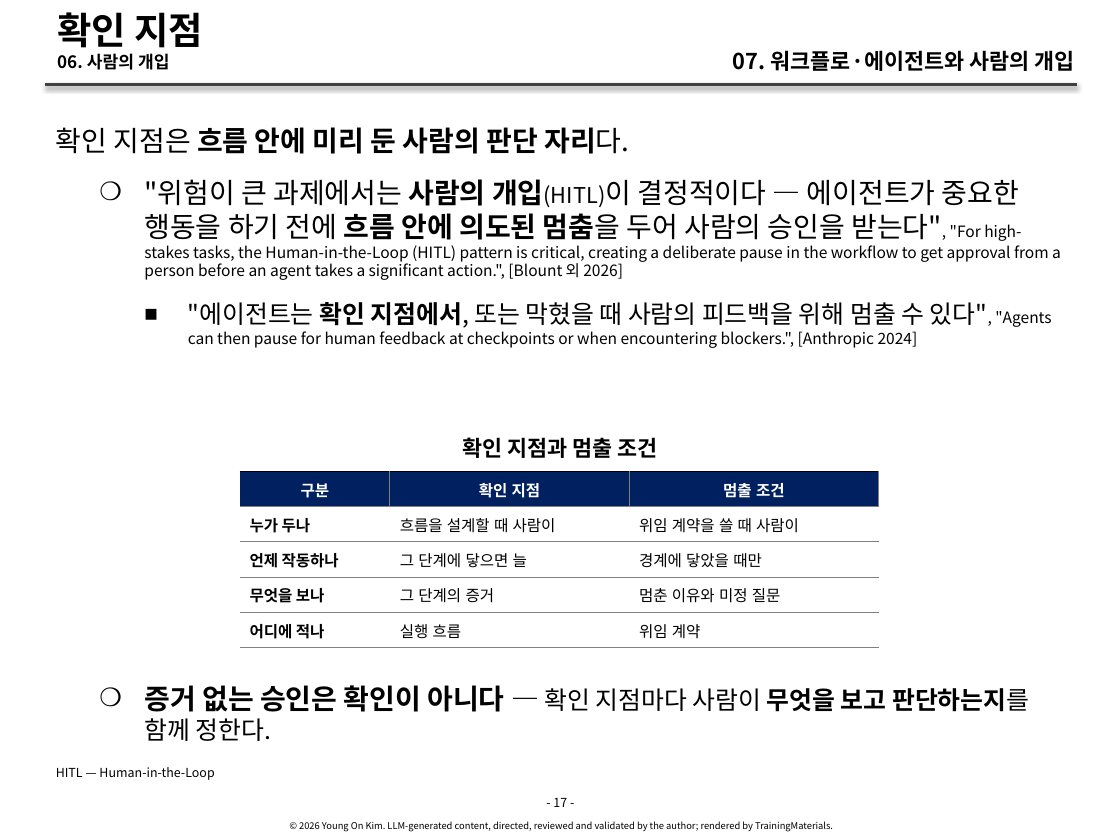
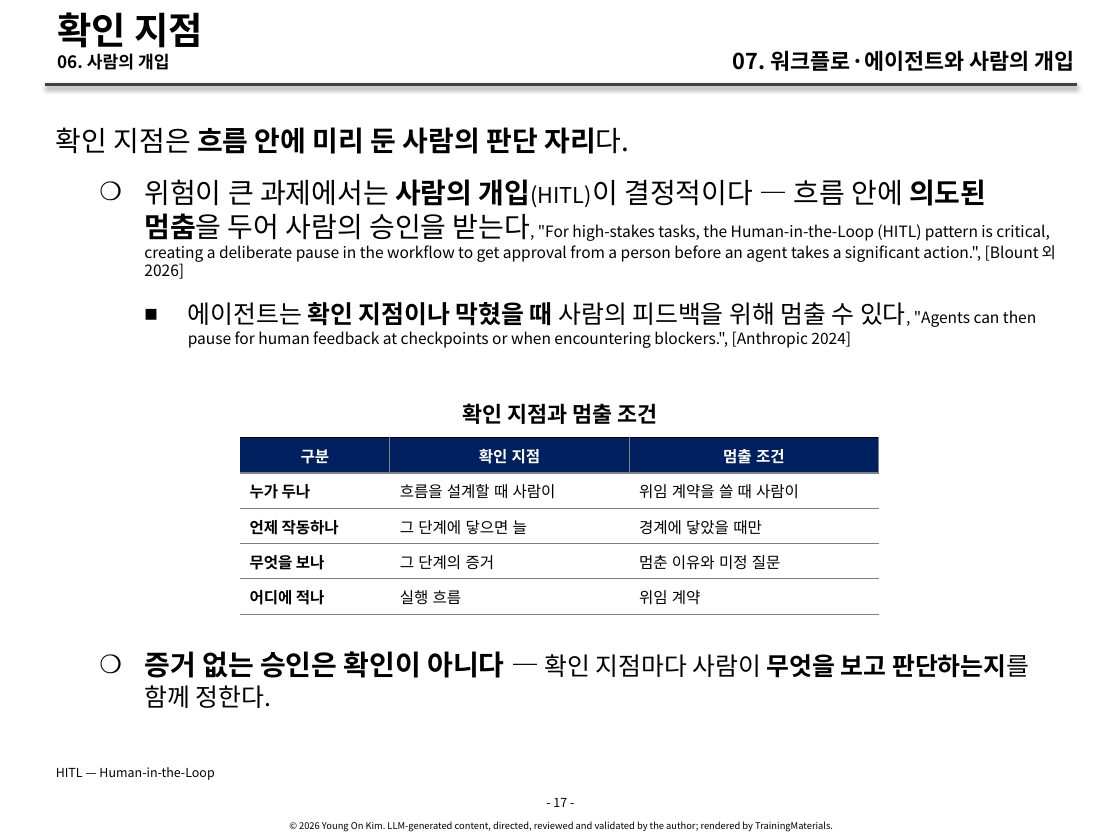
Before and after one commit to YoungSan77/TrainingMaterials, a slide deck: slide 17 of courses/ai-native/sessions/s07.pptx. Drawn at 1120x840 pixels with LibreOffice and Linux fonts; fonts in the diff are those of the drawing. Boxes give left, top, right and bottom in pixels: in the first picture for what was removed or moved away, otherwise in the second. Text is boxed around its words. In the diff, an @@ line names an element or a change of style, - is before the commit and + after.

```diff
--- a/courses/ai-native/sessions/s07.pptx
+++ b/courses/ai-native/sessions/s07.pptx
@@ text at [144, 179, 1056, 348]: text changed @@
-    ❍ "위험이 큰 과제에서는 사람의 개입(HITL)이 결정적이다 — 에이전트가 중요한 행동을 하기 전에 흐름 안에 의도된 멈춤을 두어 사람의 승인을 받는다", "For high-stakes tasks, the Human-in-the-Loop (HITL) pattern is critical, creating a deliberate pause in the workflow to get approval from a person before an agent takes a significant action.", [Blount 외 2026]
-      ■ "에이전트는 확인 지점에서, 또는 막혔을 때 사람의 피드백을 위해 멈출 수 있다", "Agents can then pause for human feedback at checkpoints or when encountering blockers.", [Anthropic 2024]
+    ❍ 위험이 큰 과제에서는 사람의 개입(HITL)이 결정적이다 — 흐름 안에 의도된 멈춤을 두어 사람의 승인을 받는다, "For high-stakes tasks, the Human-in-the-Loop (HITL) pattern is critical, creating a deliberate pause in the workflow to get approval from a person before an agent takes a significant action.", [Blount 외 2026]
+      ■ 에이전트는 확인 지점이나 막혔을 때 사람의 피드백을 위해 멈출 수 있다, "Agents can then pause for human feedback at checkpoints or when encountering blockers.", [Anthropic 2024]
@@ 2 texts, 1 table: place and size @@
-2 texts, 1 table at [144, 437, 1029, 840]
+2 texts, 1 table at [144, 403, 1029, 840]
```
Also in this commit, not shown: 12 other slides changed, 35 other files.
